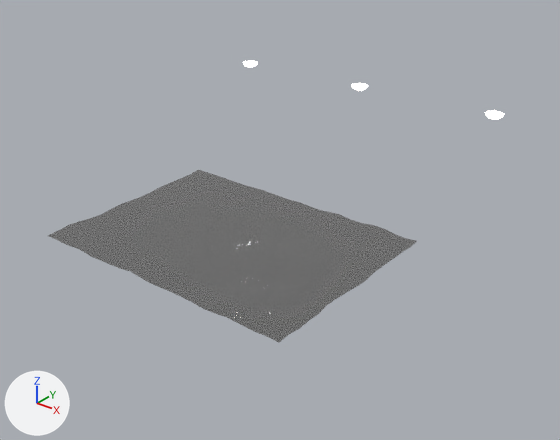
The glTF model probs.glb: old version first, new version second.
One viewpoint serves both versions: a 50 mm lens placed at (8.07, -9.55, 6.7), pointed at (0.37, 0.07, 0.73). Lighting does not change. The marker at lower left points along +X, +Y and +Z. Where no turn or scale is listed for an object, it has been applied to the vertices.

In view in the first picture: 'dengzhao', 'shui'.
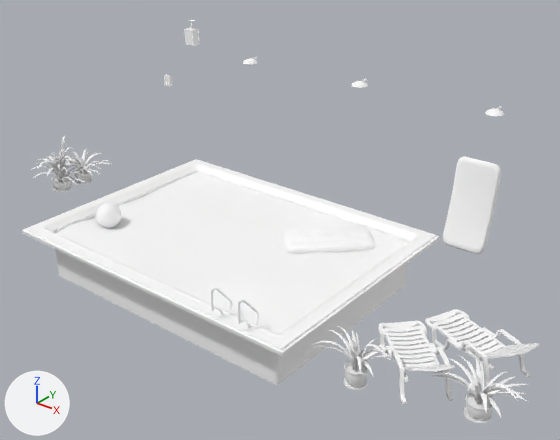
Where the newer file only moved an object's origin or applied its transform, the numbers keep the older frame.

Edits to the scene script, one JSON object a line:
```json
{"op": "add", "block": "mat_defaultmaterial_001", "code": ["mat_defaultmaterial_001 = bpy.data.materials.new('DefaultMaterial.001')", "mat_defaultmaterial_001.use_nodes = True; mat_defaultmaterial_001.node_tree.nodes.clear()", "_N = mat_defaultmaterial_001.node_tree.nodes; _L = mat_defaultmaterial_001.node_tree.links", "n0 = _N.new('ShaderNodeOutputMaterial'); n0.name = 'Material Output'", "n1 = _N.new('ShaderNodeBsdfPrincipled'); n1.name = 'Principled BSDF'", "n2 = _N.new('ShaderNodeVertexColor'); n2.name = 'Color Attribute'", "_L.new(n1.outputs[0], n0.inputs[0])  # 'BSDF' to 'Surface'", "_L.new(n2.outputs[0], n1.inputs[0])  # 'Color' to 'Base Color'"]}
{"op": "add", "block": "mat_defaultmaterial", "code": ["mat_defaultmaterial = bpy.data.materials.new('DefaultMaterial')", "mat_defaultmaterial.use_nodes = True; mat_defaultmaterial.node_tree.nodes.clear()", "_N = mat_defaultmaterial.node_tree.nodes; _L = mat_defaultmaterial.node_tree.links", "n0 = _N.new('ShaderNodeOutputMaterial'); n0.name = 'Material Output'", "n1 = _N.new('ShaderNodeBsdfPrincipled'); n1.name = 'Principled BSDF'", "n2 = _N.new('ShaderNodeVertexColor'); n2.name = 'Color Attribute'", "_L.new(n1.outputs[0], n0.inputs[0])  # 'BSDF' to 'Surface'", "_L.new(n2.outputs[0], n1.inputs[0])  # 'Color' to 'Base Color'"]}
{"block": "me_000412_vb0_9f50b06d_vs_0b76a35c80823274_ps_8936fc882dfd54d6_010", "where": "me_000412_vb0_9f50b06d_vs_0b76a35c80823274_ps_8936fc882dfd54d6_010.from_pydata(...)  # 391 vertices, 704 faces; spans x -3.74..2.0, y -1.99..2.26, z -0.11..-0.01"}
{"op": "remove", "block": "me_000412_vb0_9f50b06d_vs_0b76a35c80823274_ps_8936fc882dfd54d6_010", "code": "me_000412_vb0_9f50b06d_vs_0b76a35c80823274_ps_8936fc882dfd54d6_010.materials.append(mat_material_001)"}
{"op": "add", "block": "me_000412_vb0_9f50b06d_vs_0b76a35c80823274_ps_8936fc882dfd54d6_010", "code": "me_000412_vb0_9f50b06d_vs_0b76a35c80823274_ps_8936fc882dfd54d6_010.materials.append(mat_defaultmaterial_001)"}
{"op": "add", "block": "me_000412_vb0_9f50b06d_vs_0b76a35c80823274_ps_8936fc882dfd54d6_014", "code": ["me_000412_vb0_9f50b06d_vs_0b76a35c80823274_ps_8936fc882dfd54d6_014 = bpy.data.meshes.new('000412-vb0=9f50b06d-vs=0b76a35c80823274-ps=8936fc882dfd54d6.014')", "me_000412_vb0_9f50b06d_vs_0b76a35c80823274_ps_8936fc882dfd54d6_014.from_pydata(...)  # 9731 vertices, 16782 faces; spans x -4.78..6.55, y -2.7..2.61, z -0.9..3.39", "me_000412_vb0_9f50b06d_vs_0b76a35c80823274_ps_8936fc882dfd54d6_014.materials.append(mat_defaultmaterial)"]}
{"op": "remove", "block": "ob_dengzhao", "code": ["ob_dengzhao = bpy.data.objects.new('dengzhao', me_000412_vb0_9f50b06d_vs_0b76a35c80823274_ps_8936fc882dfd54d6_001)", "ob_dengzhao.location = (0.0, 0.0, 0.0)"]}
{"op": "add", "block": "ob_fangzi_002_baked", "code": ["ob_fangzi_002_baked = bpy.data.objects.new('fangzi.002_Baked', me_000412_vb0_9f50b06d_vs_0b76a35c80823274_ps_8936fc882dfd54d6_014)", "ob_fangzi_002_baked.location = (-0.86, 0.12, -0.06)"]}
```

Changed parts and their boxes [x1, y1, x2, y2] in the pictures (560 x 440 px):
```json
{"object": "fangzi.002_Baked", "change": "added", "after": [22, 20, 539, 424]}
{"object": "shui", "change": "recoloured", "before": [48, 169, 417, 343], "after": [48, 169, 417, 343], "on screen": "grey to white"}
{"object": "dengzhao", "change": "deleted", "before": [243, 61, 504, 120]}
```
